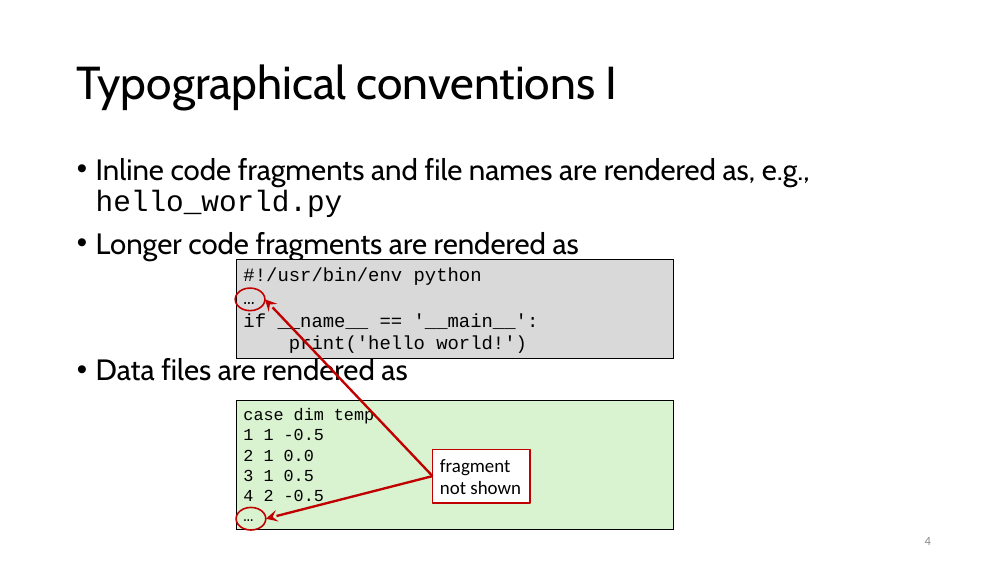
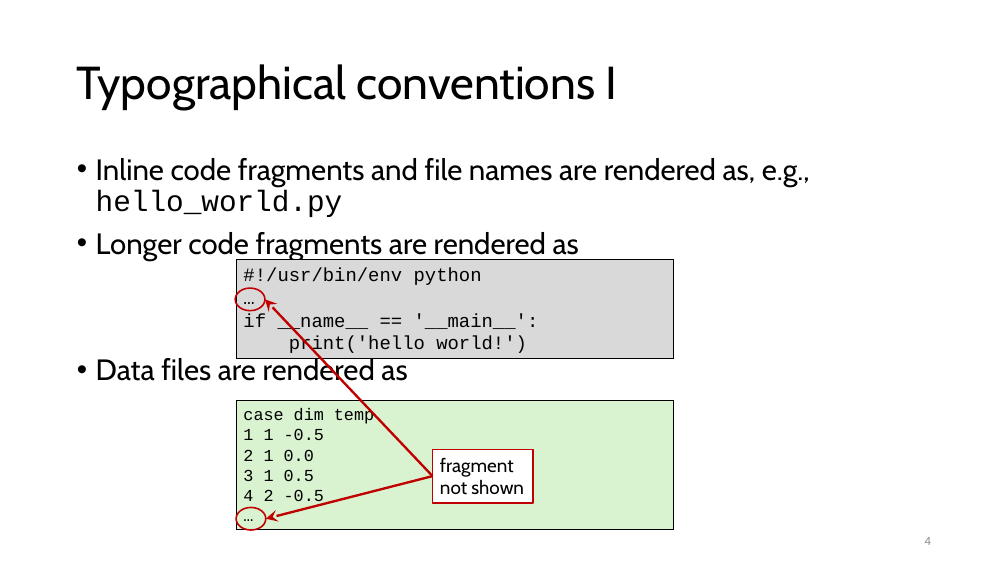
Before and after one commit to gjbex/MLOps-on-HPC, a slide deck: slide 4 of mlops_on_hpc.pptx. Drawn at 1008x567 pixels with LibreOffice and Linux fonts; fonts in the diff are those of the drawing. Boxes give left, top, right and bottom in pixels: in the first picture for what was removed or moved away, otherwise in the second. Text is boxed around its words. In the diff, an @@ line names an element or a change of style, - is before the commit and + after.

```diff
--- a/mlops_on_hpc.pptx
+++ b/mlops_on_hpc.pptx
@@ rectangle "fragment not shown" at [433,449,533,503]: font Calibri to Cabin @@
```
Also in this commit, not shown: 4 other slides changed, 12 slides added, 2 slides removed.
